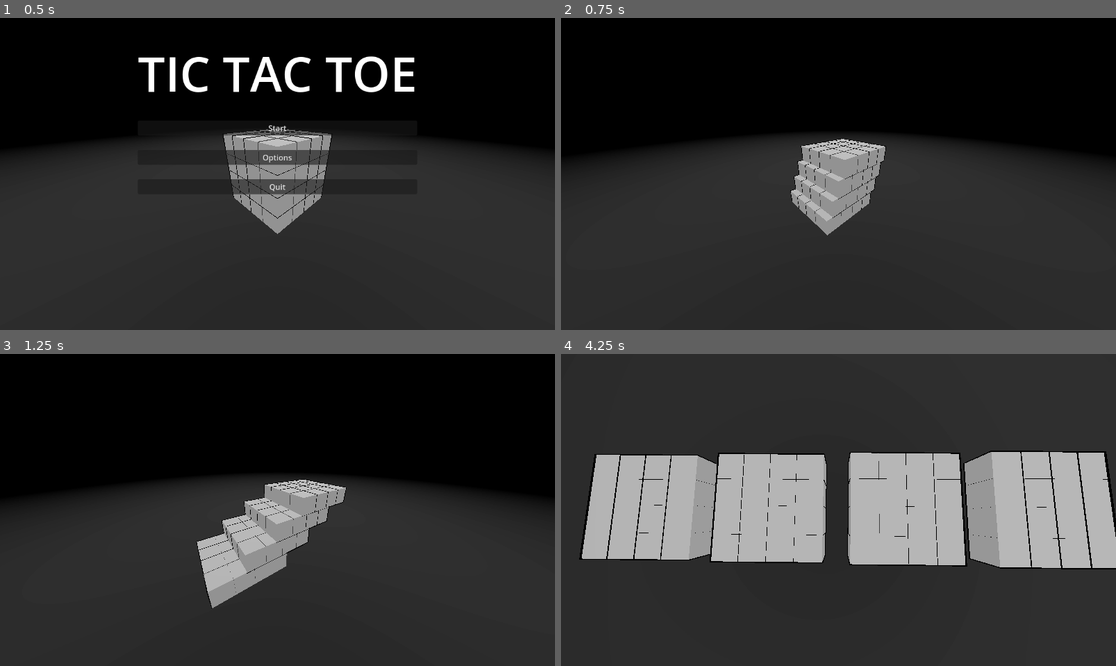
Above: before the commit, frames 1-4 (two rows, left to right).
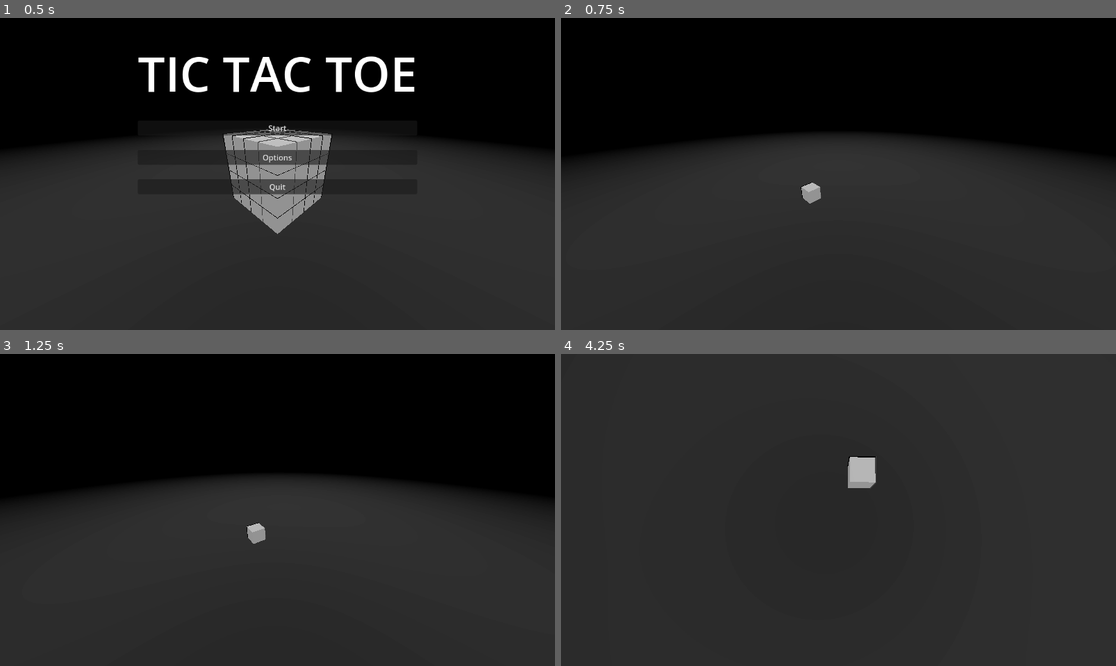
Above: after the commit, the same moments.

Repository: WingusInbound/3D-Tic-Tac-Toe
Game: Godot game, scene res://Scenes/main.tscn
Same seed, same stepped clock (60 frames per second), same inputs: the game is played once before the commit and once after it.
Inputs (mouse positions are in pixels of both pictures, inside the frame that each line leads up to):
- Up to frame 1 (0.5 s): no input
- Up to frame 2 (0.75 s): click "Start" at 0.5 s
- Up to frame 3 (1.25 s): no input
- Up to frame 4 (4.25 s): move the mouse to (960, 494) at 1.27 s; press the mouse at (960, 494) at 1.28 s; move the mouse to (727, 525) at 2.02 s; release the mouse at (727, 525) at 2.03 s; click (727, 525) at 2.1 s; move the mouse to (894, 441) at 2.77 s; press the mouse at (894, 441) at 2.78 s; move the mouse to (810, 572) at 3.52 s; release the mouse at (810, 572) at 3.53 s; click (810, 572) at 3.6 s

Frame 1 is identical in both runs. In frame 2, 3.4% of the frame differs, in the area x 41-59%, y 38-70%; in frame 3, 5.3%; in frame 4, 32%, in the area x 3-100%, y 30-70%.
Error after the commit: Parse Error: Cannot find member "PLAY" in base "global_vars.gd.GameState". (res://Scripts/square.gd:29)

Commit message:
Changed PLAY to PLAYER_TURN

Diff:
--- a/Scripts/global_vars.gd
+++ b/Scripts/global_vars.gd
@@ -1,6 +1,6 @@
 extends Node
 
 enum {PLAYER_ONE, PLAYER_TWO}
-enum GameState {START, PLAY, ENDING, DONE}
+enum GameState {START, PLAYER_TURN, AI_TURN, ENDING, DONE}
 
 var cube_size: int = 4
--- a/Scripts/main.gd
+++ b/Scripts/main.gd
@@ -45,7 +45,7 @@
 
 # Runs every physics frame
 func _process(_delta) -> void:
-	if Input.is_action_just_pressed("pause") and game_state == GlobalVars.GameState.PLAY:
+	if Input.is_action_just_pressed("pause") and game_state == GlobalVars.GameState.PLAYER_TURN:
 		ui.toggle_pause()
 
 
@@ -148,7 +148,7 @@
 # Triggered when a box is clicked
 # Collects data from selected box and calls for applicable changes
 func _on_tile_selected(square):
-	if game_state != GlobalVars.GameState.PLAY:
+	if game_state != GlobalVars.GameState.PLAYER_TURN:
 		return
 	var key = get_string_coords(square.position)
 	var move = {key: square.value}
@@ -159,6 +159,8 @@
 # Determines if the selected box results in a win
 # Otherwise, toggle current player
 func turn(key):
+
+
 	winner = win_check.validate(key)
 	if winner:
 		game_state = GlobalVars.GameState.ENDING
@@ -206,7 +208,7 @@
 	if anim_name == "game_win":
 		show_win()
 	elif anim_name == "play_game":
-		game_state = GlobalVars.GameState.PLAY
+		game_state = GlobalVars.GameState.PLAYER_TURN
 
 
 class Player:
